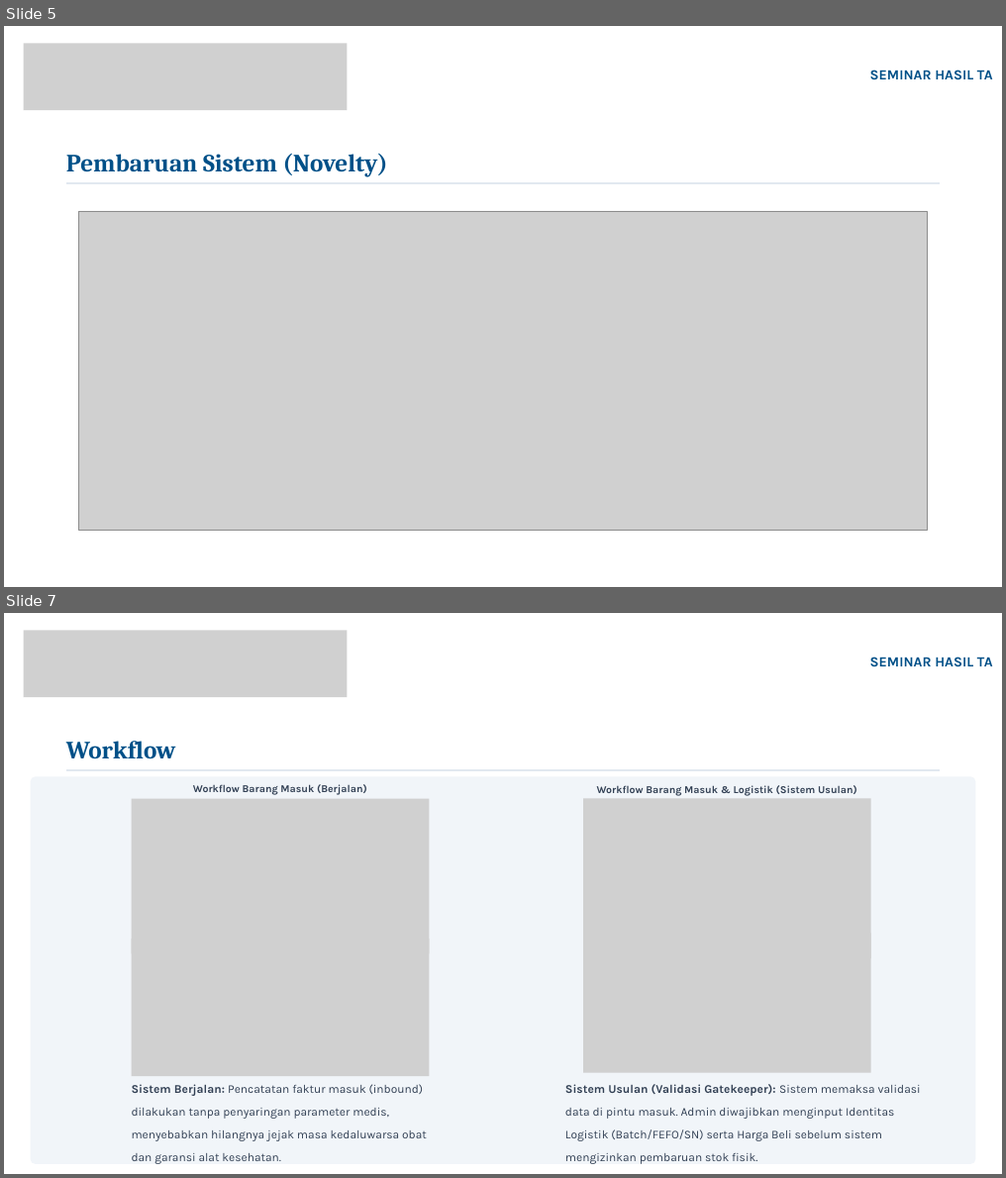
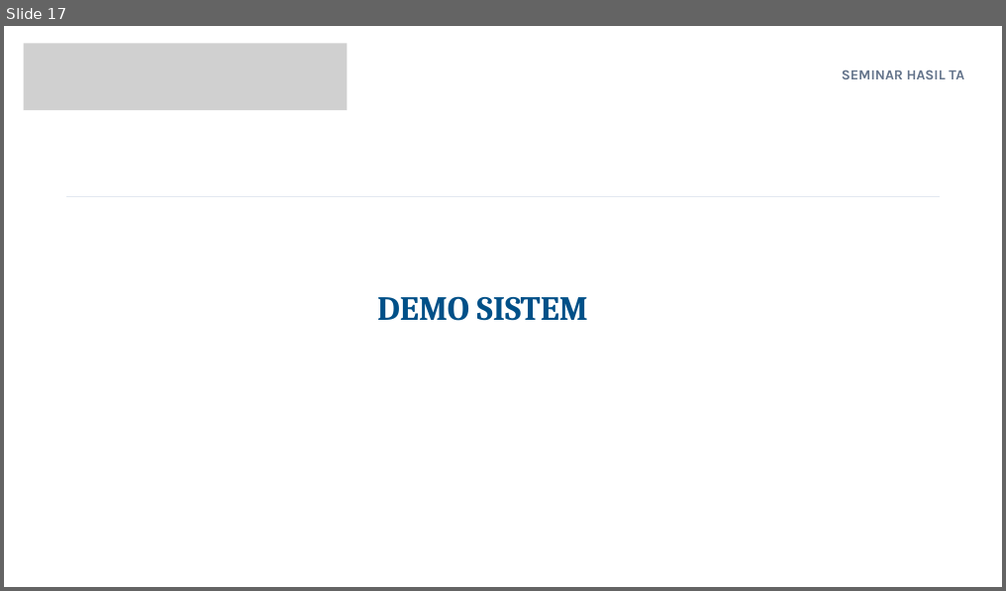
Before and after one commit to Marcell151/Sistem-Informasi-Inventori-Omnichannel-Zencare-Medical, a slide deck: lain/PPT/Seminar Hasil TA.pptx. Shown one above the other, each under a label of ours: slides 5 and 7 before the commit, slide 17 after it; the slides between them are not shown. The pictures are 1006x1178 and 1006x591 pixels, drawn with LibreOffice and Linux fonts; fonts in the diff are those of the drawing; grey boxes stand for pictures; background and template pictures are left out. Boxes give left, top, right and bottom in pixels: in the first picture for what was removed or moved away, otherwise in the second. Text is boxed around its words. In the diff, an @@ line names an element or a change of style, - is before the commit and + after.

```diff
--- a/lain/PPT/Seminar Hasil TA.pptx
+++ b/lain/PPT/Seminar Hasil TA.pptx
@@ slide 7 removed at bbox=[4, 613, 1002, 1174], background picture (left out) @@
@@ picture removed at bbox=[24, 631, 347, 697] @@
@@ text removed at bbox=[870, 657, 993, 667] @@
-SEMINAR HASIL TA
@@ text removed at bbox=[66, 741, 176, 759] @@
-Workflow
@@ freeform shape removed at bbox=[31, 776, 975, 1164] @@
@@ freeform shape removed at bbox=[66, 769, 940, 771] @@
@@ text removed at bbox=[193, 784, 367, 795] @@
-Workflow Barang Masuk (Berjalan)
@@ text removed at bbox=[597, 785, 857, 796] @@
-Workflow Barang Masuk & Logistik (Sistem Usulan)
@@ picture removed at bbox=[132, 798, 429, 954] @@
@@ picture removed at bbox=[583, 798, 870, 959] @@
@@ picture removed at bbox=[132, 939, 429, 1076] @@
@@ picture removed at bbox=[583, 934, 870, 1073] @@
@@ text removed at bbox=[132, 1084, 427, 1164] @@
-Sistem Berjalan: Pencatatan faktur masuk (inbound) dilakukan tanpa penyaringan parameter medis, menyebabkan hilangnya jejak masa kedaluwarsa obat dan garansi alat kesehatan.
@@ text removed at bbox=[565, 1084, 921, 1164] @@
-Sistem Usulan (Validasi Gatekeeper): Sistem memaksa validasi data di pintu masuk. Admin diwajibkan menginput Identitas Logistik (Batch/FEFO/SN) serta Harga Beli sebelum sistem mengizinkan pembaruan stok fisik.
@@ freeform shape removed at bbox=[825, 1138, 993, 1166] @@
@@ what was slide 5 is now slide 17 @@
@@ slide 17 changed as well @@
@@ text "SEMINAR HASIL TA" at bbox=[842, 70, 964, 79]: text colour #005088 to #64748B; alignment right to centre; less space between paragraphs @@
@@ text removed at bbox=[66, 153, 388, 177] @@
-Pembaruan Sistem (Novelty)
@@ freeform shape: place and size @@
-freeform shape at bbox=[66, 182, 940, 184]
+freeform shape at bbox=[66, 196, 940, 197]
@@ picture removed at bbox=[79, 211, 927, 531] @@
@@ text added at bbox=[377, 296, 588, 321], 49 pt, text #005088, bold @@
+DEMO SISTEM
```
Also in this commit, not shown: 7 other slides changed, 15 slides added, 13 other slides removed, 47 other files.
